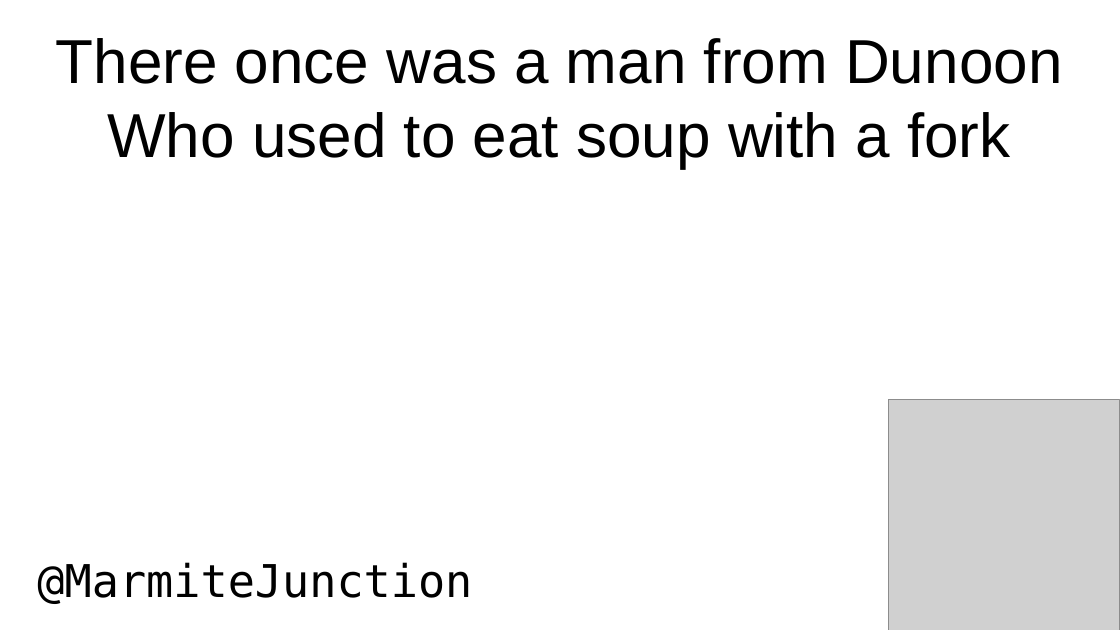
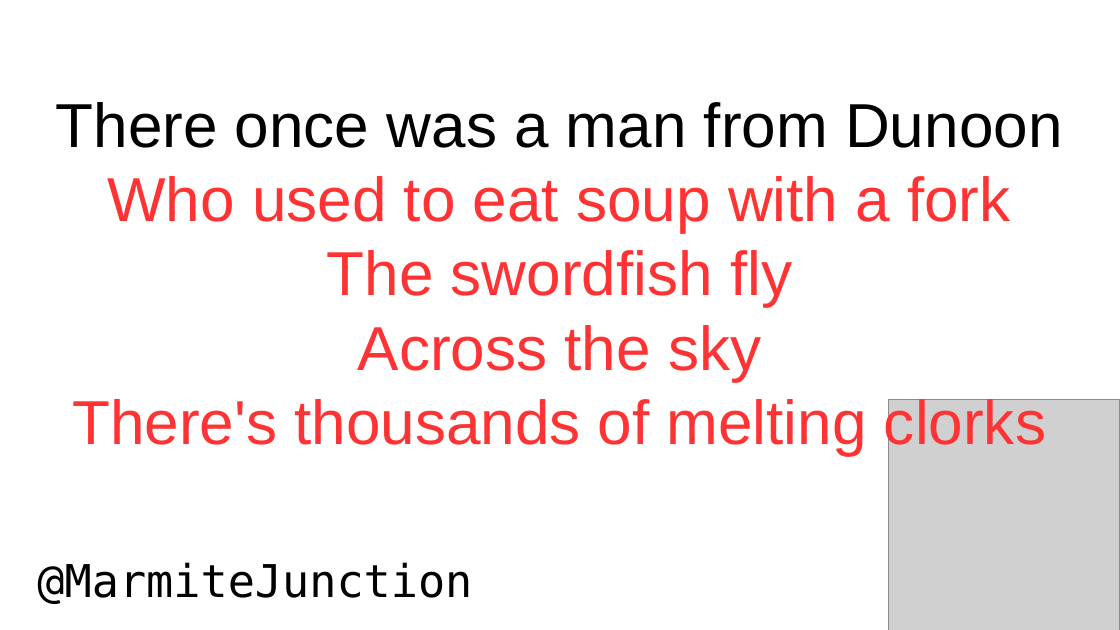
Before and after one commit to AJFaraday/conference-repo, a slide deck: slide 15 of lightning/wonky_limerick/wonky_limerick.odp (slide 10 before the commit). Drawn at 1120x630 pixels with LibreOffice and Linux fonts; fonts in the diff are those of the drawing; grey boxes stand for pictures. Boxes give left, top, right and bottom in pixels: in the first picture for what was removed or moved away, otherwise in the second. Text is boxed around its words. In the diff, an @@ line names an element or a change of style, - is before the commit and + after.

```diff
--- a/lightning/wonky_limerick/wonky_limerick.odp
+++ b/lightning/wonky_limerick/wonky_limerick.odp
@@ text "There once was a man ...": place and size @@
-text "There once was a man ..." at [56,38,1062,168]
+text "There once was a man ..." at [56,102,1062,456]
@@ text at [107,176,1010,232]: text colour #000000 to #FF3333 in "Who used to eat soup with a ..." @@
@@ text at [72,250,1046,456]: paragraphs added @@
+The swordfish fly
+Across the sky
+There's thousands of melting clorks
```
Also in this commit, not shown: 10 slides added, 4 other files.
